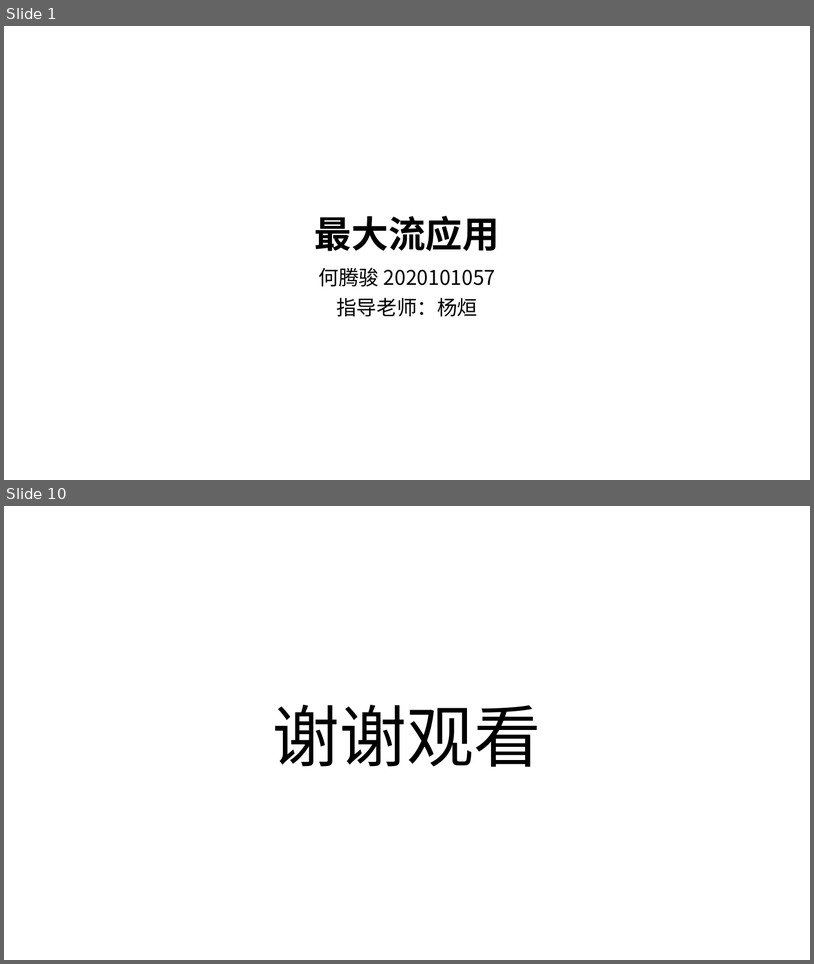
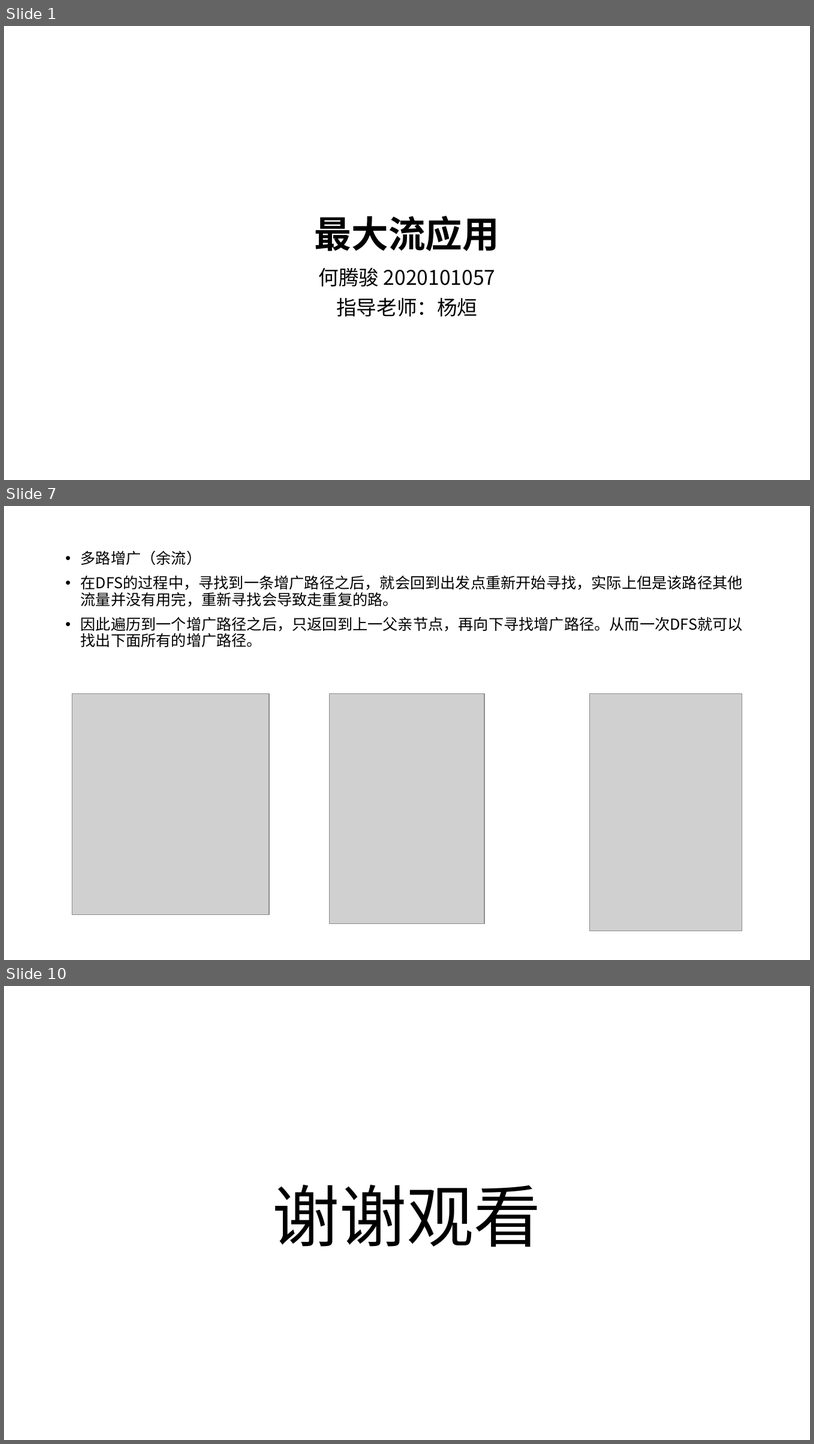
Before and after one commit to VirtualPuffer/Algorithm_Experiment, a slide deck: report/实验6/算法实验06.pptx. Shown one above the other, each under a label of ours: slides 1 and 10 before the commit, slides 1, 7 and 10 after it; the slides between them are not shown. The pictures are 814x964 and 814x1444 pixels, drawn with LibreOffice and Linux fonts; fonts in the diff are those of the drawing; grey boxes stand for pictures. Boxes give left, top, right and bottom in pixels: in the first picture for what was removed or moved away, otherwise in the second. Text is boxed around its words. In the diff, an @@ line names an element or a change of style, - is before the commit and + after.

```diff
--- a/report/实验6/算法实验06.pptx
+++ b/report/实验6/算法实验06.pptx
@@ slide 7 added at (4,506,810,960), background #FFFFFF @@
@@ text added at (81,550,743,647), 18 pt, text #000000 @@
+• 多路增广（余流）
+• 在DFS的过程中，寻找到一条增广路径之后，就会回到出发点重新开始寻找，实际上但是该路径其他流量并没有用完，重新寻找会导致走重复的路。
+• 因此遍历到一个增广路径之后，只返回到上一父亲节点，再向下寻找增广路径。从而一次DFS就可以找出下面所有的增广路径。
@@ picture added at (72,694,270,915) @@
@@ picture added at (330,694,485,924) @@
@@ picture added at (590,694,742,930) @@
```
Also in this commit, not shown: 1 slide changed, 6 other slides added, 7 slides removed, 2 other files.
